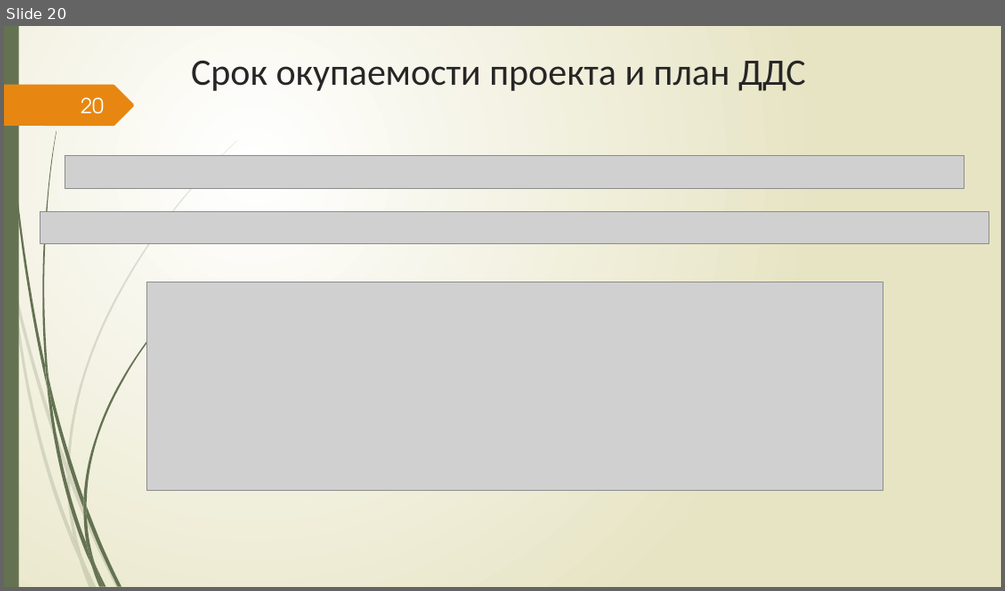
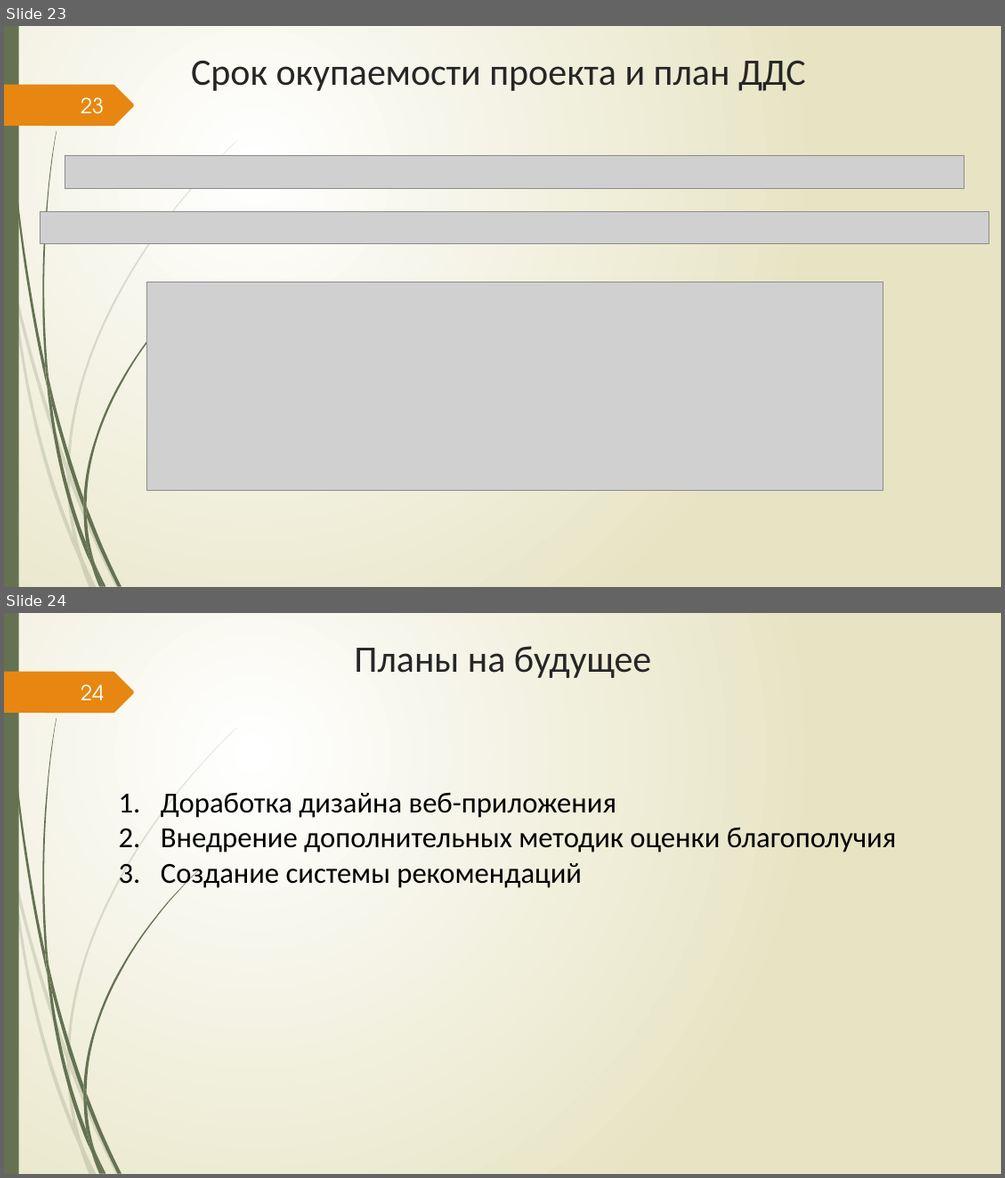
Before and after one commit to Csar9000/Quality-of-life-assessment-system, a slide deck: Документы/Презентация ВКР.pptx. Shown one above the other, each under a label of ours: slide 20 before the commit, slides 23 and 24 after it. The pictures are 1005x591 and 1005x1178 pixels, drawn with LibreOffice and Linux fonts; fonts in the diff are those of the drawing; grey boxes stand for pictures. Boxes give left, top, right and bottom in pixels: in the first picture for what was removed or moved away, otherwise in the second. Text is boxed around its words. In the diff, an @@ line names an element or a change of style, - is before the commit and + after.

```diff
--- a/Документы/Презентация ВКР.pptx
+++ b/Документы/Презентация ВКР.pptx
@@ slide 24 added at [4, 613, 1001, 1174], background gradient #FFFFFF to #E8E6C4; not listed: 24 template elements that a slide beside it also shows @@
@@ title added at [354, 646, 651, 678], 36 pt, text #262626 @@
+Планы на будущее
@@ page number added at [81, 684, 104, 700], 20 pt, text #FEFFFF @@
+24
@@ text added at [161, 793, 897, 890], 28 pt, text #000000 @@
+1. Доработка дизайна веб-приложения
+2. Внедрение дополнительных методик оценки благополучия
+3. Создание системы рекомендаций
@@ what was slide 20 is now slide 23 @@
@@ page number at [81, 97, 104, 114]: text changed @@
-20
+23
```
Also in this commit, not shown: 3 slides changed, 3 other slides added, 1 slide removed, 2 other files.
